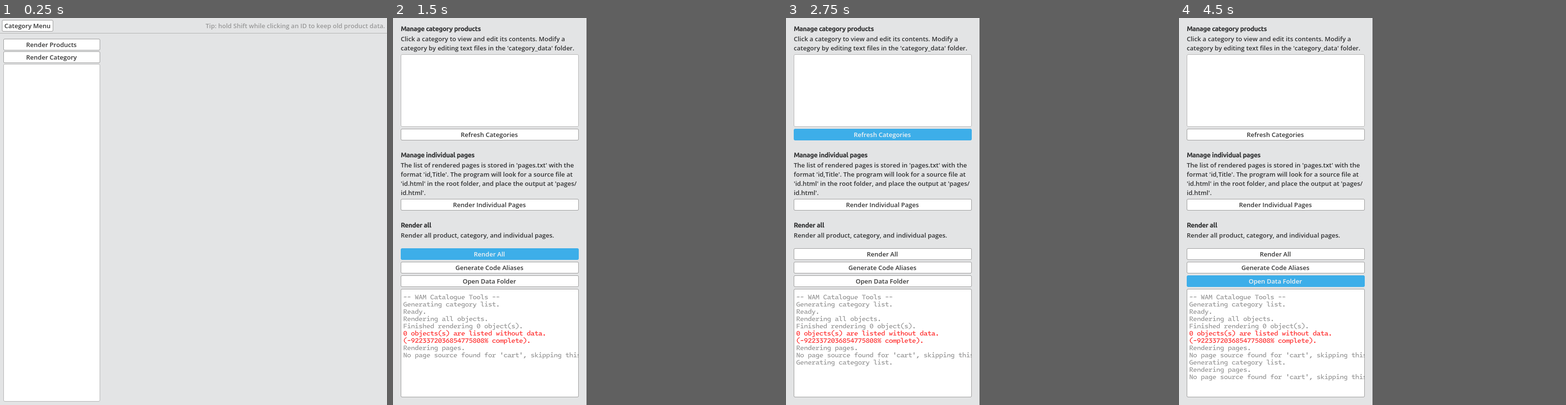
Above: before the commit, frames 1-4 (left to right).
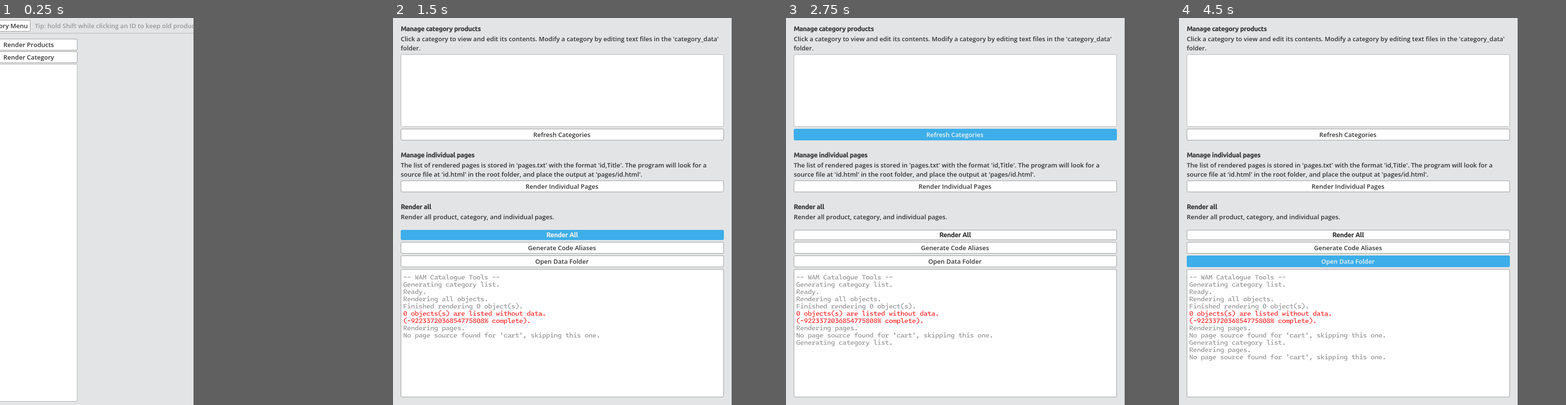
Above: after the commit, the same moments.

Repository: slyllama/wam-web
Game: Godot game, scene res://ui/category_editor/category_editor.tscn
The game is run twice, just before and just after one commit, with the same random seed, the same clock (stepped at 60 frames per second) and the same inputs. This scene is started directly instead of the project's main scene.
Inputs:
- Up to frame 1 (0.25 s): no input
- Up to frame 2 (1.5 s): click "Category Menu" at 0.5 s; click "Render All" at 1.25 s
- Up to frame 3 (2.75 s): click "Refresh Categories" at 2 s
- Up to frame 4 (4.5 s): click "Render Individual Pages" at 2.75 s; click "Generate Code Aliases" at 3.5 s; click "Open Data Folder" at 4.25 s
In our replay, in frame 1 the window is 800x800 before the commit and 400x800 after it. These sizes can differ from the game's own. Grey fills any space a smaller window leaves; there, only what the larger window draws over its background counts as a difference.

The runs differ from the first frame. In frame 1, 7.5% of the frame differs, in the area x 0-100%, y 0-100%; in frame 2, 27%; in frame 3, 27%; in frame 4, 29%, in the area x 2-88%, y 0-100%.

Commit message:
Product check reporting
Quality of life fixes

Diff:
--- a/main_window.gd
+++ b/main_window.gd
@@ -46,7 +46,7 @@
 		%CategoryList.add_child(_b)
 
 func _ready() -> void:
-	get_window().size.x = floori(400.0 * get_window().content_scale_factor)
+	get_window().size.x = floori(700.0 * get_window().content_scale_factor)
 	render_categories()
 	Global.pconsole("Ready.")
 
--- a/main_window.tscn
+++ b/main_window.tscn
@@ -92,6 +92,7 @@
 
 [node name="RAButton" type="Button" parent="Box/VBox" unique_id=1968743768]
 layout_mode = 2
+theme_override_fonts/font = ExtResource("2_tyee0")
 text = "Render All"
 
 [node name="GenCodeAliases" type="Button" parent="Box/VBox" unique_id=505083216]
@@ -113,7 +114,6 @@
 bbcode_enabled = true
 text = "-- WAM Catalogue Tools --
 "
-scroll_active = false
 scroll_following = true
 autowrap_mode = 0
 script = ExtResource("5_iwhwg")
--- a/renderer/product_renderer.gd
+++ b/renderer/product_renderer.gd
@@ -1,6 +1,8 @@
 extends Node
 
 @export var id := "" # pass ID so that you can save to HTML file
+
+signal needs_checking
 
 func save_to_html(html_text: String) -> void:
 	if !id:
@@ -26,6 +28,10 @@
 	output += TextUtils.fmt("<div><code class='product-id-debug'>(" + id + ")</code></div>")
 	if "title" in data:
 		output += TextUtils.fmt(data.title, 0, "h1")
+	if "subtitle" in data:
+		if data.subtitle == "(check)":
+			Global.pconsole("[color=#BA5B1C] (!) " + id + " needs checking.[/color]")
+			needs_checking.emit()
 	if "description" in data:
 		output += TextUtils.fmt(data.description, 0, "p")
 	if "properties" in data:
--- a/scripts/render_all.gd
+++ b/scripts/render_all.gd
@@ -5,6 +5,7 @@
 
 var missing := 0
 var total := 0
+var total_needs_checking := 0
 
 func get_product_data(file: String) -> Dictionary:
 	var _path = Global.PRODUCT_DATA_PATH + file
@@ -24,6 +25,8 @@
 		var id: String = file.replace(".json", "")
 		var _pr = ProductRenderer.new()
 		_pr.id = id
+		_pr.needs_checking.connect(func():
+			total_needs_checking += 1)
 		add_child(_pr)
 		_pr.render(get_product_data(file))
 		_pr.queue_free()
@@ -51,3 +54,6 @@
 	Global.pconsole("[color=red]" + str(missing)
 		+ " objects(s) are listed without data.\n("
 		+ str(snapped(complete_value, 1)) + "% complete).[/color]")
+	if total_needs_checking > 0:
+		Global.pconsole("[color=red]" + str(total_needs_checking)
+			+ " need checking.[/color]")
--- a/ui/category_editor/category_editor.gd
+++ b/ui/category_editor/category_editor.gd
@@ -8,7 +8,6 @@
 func _ready() -> void:
 	%List.id_list = list
 	%List.populate()
-	get_window().size.x = floori(800 * get_window().content_scale_factor)
 
 func _on_list_id_clicked(id: String) -> void:
 	%Product.id = id
--- a/ui/product/product.gd
+++ b/ui/product/product.gd
@@ -152,9 +152,13 @@
 	%SpecTable.text = %SpecTable.text.replace("Slip On", "Slip-on")
 	%SpecTable.text = %SpecTable.text.replace("Working Pressure (psi)", "WP (psi)")
 	%SpecTable.text = %SpecTable.text.replace("Burst Pressure (psi)", "BP (psi)")
+	%SpecTable.text = %SpecTable.text.replace("Working Pressure (bar)", "WP (bar)")
+	%SpecTable.text = %SpecTable.text.replace("Burst Pressure (bar)", "BP (bar)")
 	%SpecTable.text = %SpecTable.text.replace("Coil Length(s) (m)", "Length (m)")
 	%SpecTable.text = %SpecTable.text.replace("Min Bend Radius (mm)", "MBR (mm)")
 	%SpecTable.text = %SpecTable.text.replace(" inch", "inch")
+	%SpecTable.text = %SpecTable.text.replace("\"", "inch")
+	%SpecTable.text = %SpecTable.text.replace("Bend Radius", "MBR")
 
 func _on_remove_end_column_pressed() -> void:
 	var csv: Array = %SpecTable.text.split("\n")
